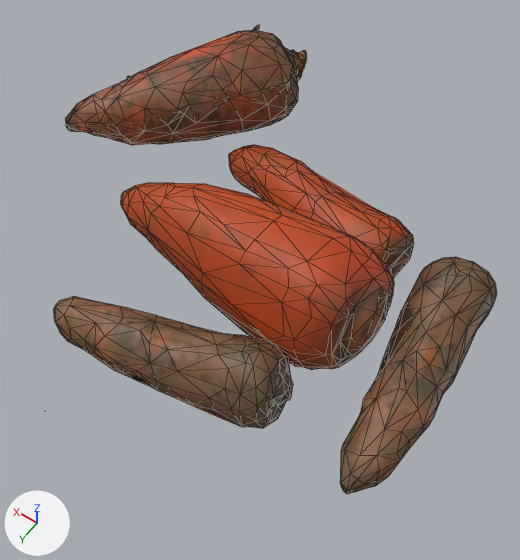
The glTF model docs/city/models/objects/imp-carrots.glb, before and after one commit.
The view is the same before and after, from a 50 mm camera at (-0.145, 0.183, 0.283) aimed at (-0.024, 0.012, 0.015). The lights are fixed; the arrows at lower left show +X, +Y and +Z. The picture after the commit comes second. Mesh edges are drawn as thin lines on the coarser meshes. Where no turn or scale is listed for an object, it has been applied to the vertices.

Objects in the first picture: 'ZBrush_defualt_group_4_defaultMat_0', 'ZBrush_defualt_group_4_defaultMat_0.001'.
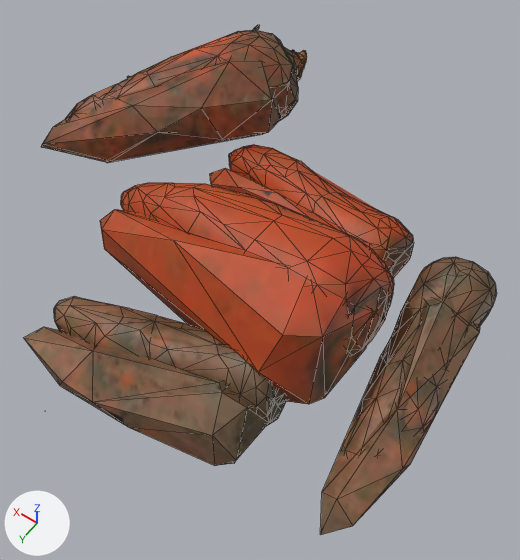
Pixel boxes [x1, y1, x2, y2] of what changed, in the pictures (520 x 560 px):
```json
{"object": "ZBrush_defualt_group_4_defaultMat_0.002", "change": "added", "after": [24, 57, 481, 535], "on screen": "brown"}
{"object": "ZBrush_defualt_group_4_defaultMat_0.001", "change": "unchanged, covered by the edit", "before": [61, 27, 476, 495], "after": [146, 27, 476, 419]}
```

Scene script edits in JSON lines:
```json
{"op": "add", "block": "me_zbrush_defualt_group_4_defaultmat_0_002", "code": ["me_zbrush_defualt_group_4_defaultmat_0_002 = bpy.data.meshes.new('ZBrush_defualt_group_4_defaultMat_0.002')", "me_zbrush_defualt_group_4_defaultmat_0_002.from_pydata(...)  # 120 vertices, 219 faces; spans x -0.126..0.124, y -0.106..0.11, z -0.032..0.032", "me_zbrush_defualt_group_4_defaultmat_0_002.materials.append(mat_defaultmat)  # picture img_image_0"]}
{"op": "add", "block": "ob_zbrush_defualt_group_4_defaultmat_0_002", "code": ["ob_zbrush_defualt_group_4_defaultmat_0_002 = bpy.data.objects.new('ZBrush_defualt_group_4_defaultMat_0.002', me_zbrush_defualt_group_4_defaultmat_0_002)", "ob_zbrush_defualt_group_4_defaultmat_0_002.location = (0.0012, -0.0018, 0.032)"]}
```
